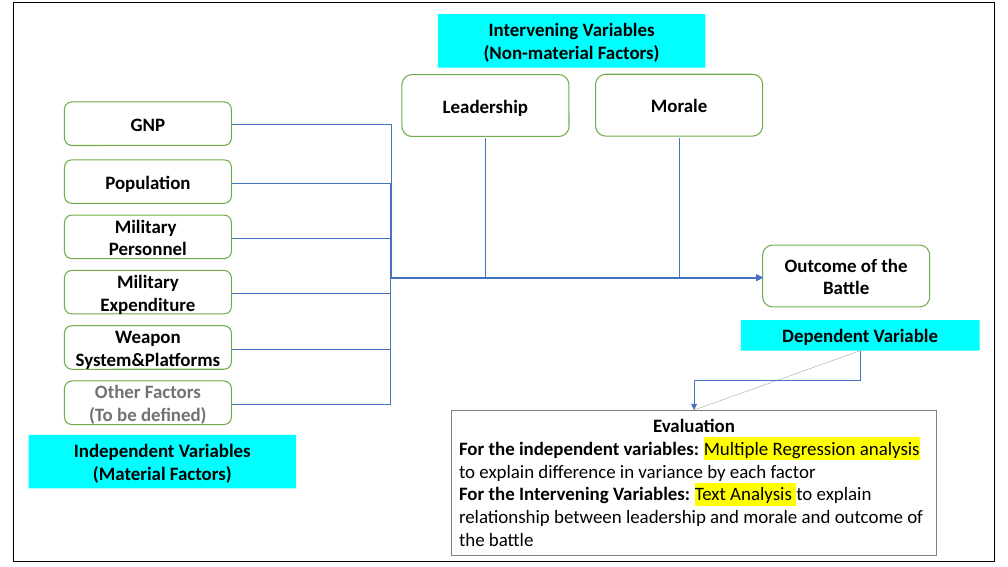
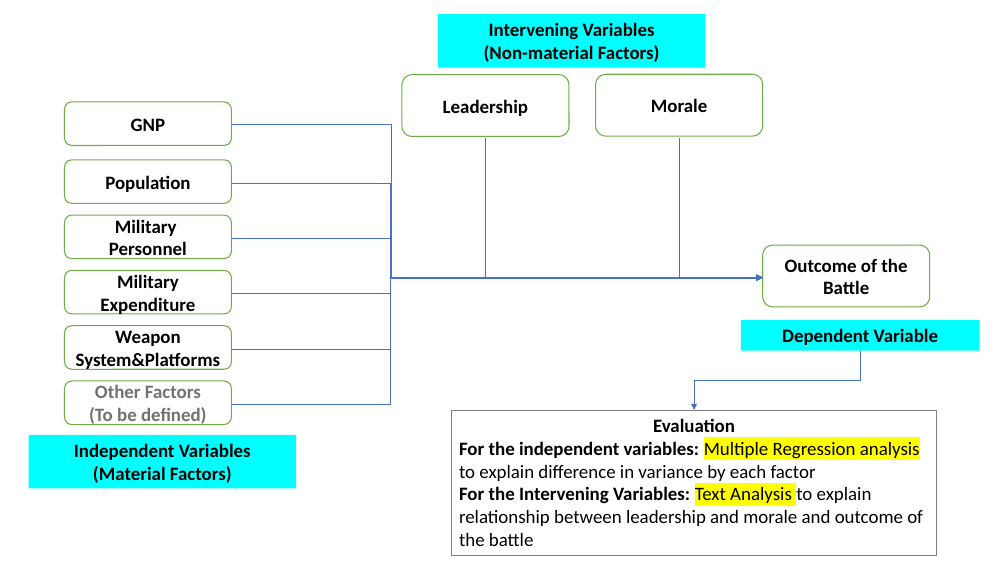
Before and after one commit to GurkanGitHub/PhD, a slide deck: slide 7 of PhD Discussion.pptx. Drawn at 1008x567 pixels with LibreOffice and Linux fonts; fonts in the diff are those of the drawing. Boxes give left, top, right and bottom in pixels: in the first picture for what was removed or moved away, otherwise in the second. Text is boxed around its words. In the diff, an @@ line names an element or a change of style, - is before the commit and + after.

```diff
--- a/PhD Discussion.pptx
+++ b/PhD Discussion.pptx
@@ rectangle removed at [14, 3, 995, 562] @@
@@ line removed from (861, 351) to (694, 410) @@
```
Also in this commit, not shown: 3 other slides changed, 1 slide added, 1 other file.
